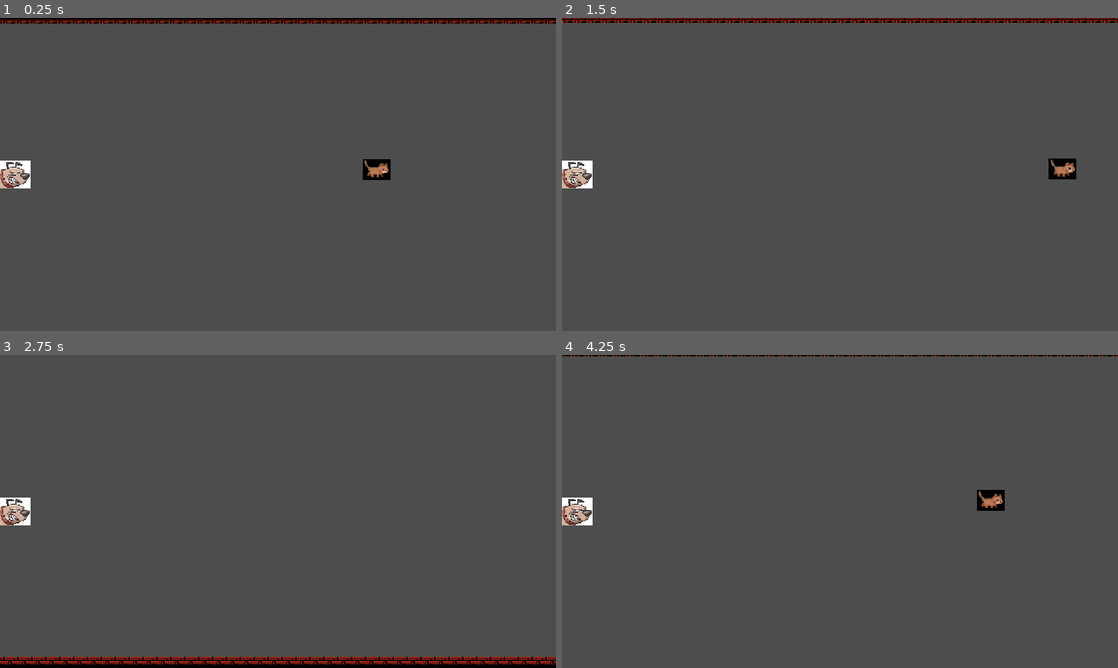
Above: before the commit, frames 1-4 (two rows, left to right).
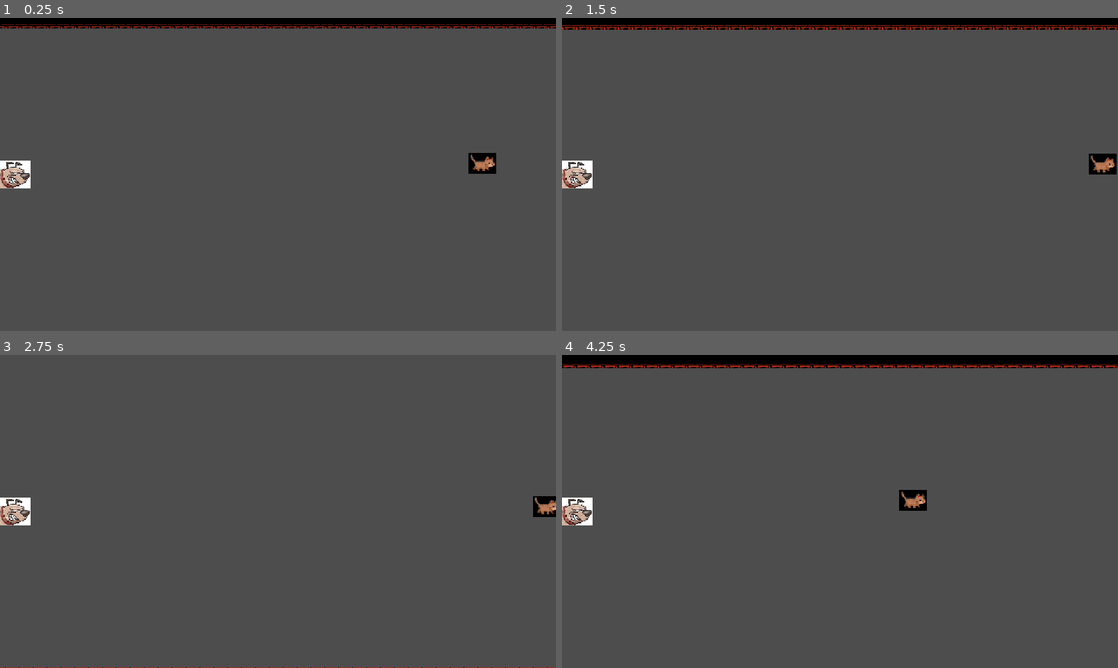
Above: after the commit, the same moments.

Repository: Tony-Villa/cat_run_game
Game: Godot game, scene res://Levels/level_1.tscn
Same seed, same stepped clock (60 frames per second), same inputs: the game is played once before the commit and once after it.
Inputs:
- Up to frame 1 (0.25 s): no input
- Up to frame 2 (1.5 s): hold D (right) 0.53-1.28 s; hold Space (dash) 0.53-1.28 s; hold S (down) from 1.28 s (still down); tap Space (dash) at 1.35 s
- Up to frame 3 (2.75 s): release S (down) at 2.03 s; hold D (right) from 2.03 s (still down); hold Space (dash) from 2.03 s (still down)
- Up to frame 4 (4.25 s): release D (right) at 2.78 s; release Space (dash) at 2.78 s; hold W (up) 2.78-3.53 s; tap Space (dash) at 2.85 s; hold A (left) from 3.53 s (still down); hold Space (dash) from 3.53 s (still down)

The runs differ from the first frame. In frame 1, 3.0% of the frame differs, in the area x 0-100%, y 0-54%; in frame 2, 3.9%; in frame 3, 3.8%; in frame 4, 4.6%, in the area x 0-100%, y 0-50%.

Commit message:
Added border to camera so that player cannot go passed screen.

Diff:
--- a/Components/game_camera.tscn
+++ b/Components/game_camera.tscn
@@ -1,7 +1,39 @@
-[gd_scene load_steps=2 format=3 uid="uid://gklmgrtjkpb0"]
+[gd_scene load_steps=6 format=3 uid="uid://gklmgrtjkpb0"]
 
 [ext_resource type="Script" path="res://Components/game_camera.gd" id="1_t4kc2"]
+
+[sub_resource type="RectangleShape2D" id="RectangleShape2D_57nyg"]
+size = Vector2(20, 360)
+
+[sub_resource type="RectangleShape2D" id="RectangleShape2D_uk2rm"]
+size = Vector2(20, 360)
+
+[sub_resource type="RectangleShape2D" id="RectangleShape2D_fr0va"]
+size = Vector2(680, 20)
+
+[sub_resource type="RectangleShape2D" id="RectangleShape2D_arot7"]
+size = Vector2(680, 20)
 
 [node name="GameCamera" type="Camera2D"]
 script = ExtResource("1_t4kc2")
 camera_offset = 303
+
+[node name="Border" type="StaticBody2D" parent="."]
+collision_layer = 32768
+collision_mask = 32768
+
+[node name="CollisionShape2D" type="CollisionShape2D" parent="Border"]
+position = Vector2(-330, 0)
+shape = SubResource("RectangleShape2D_57nyg")
+
+[node name="CollisionShape2D2" type="CollisionShape2D" parent="Border"]
+position = Vector2(330, 0)
+shape = SubResource("RectangleShape2D_uk2rm")
+
+[node name="CollisionShape2D3" type="CollisionShape2D" parent="Border"]
+position = Vector2(0, -190)
+shape = SubResource("RectangleShape2D_fr0va")
+
+[node name="CollisionShape2D4" type="CollisionShape2D" parent="Border"]
+position = Vector2(0, 190)
+shape = SubResource("RectangleShape2D_arot7")
--- a/Levels/level_parent.tscn
+++ b/Levels/level_parent.tscn
@@ -174,6 +174,7 @@
 script = ExtResource("1_5dbh6")
 
 [node name="GameCamera" parent="." instance=ExtResource("2_d2uri")]
+position = Vector2(320, 180)
 
 [node name="TileMap" type="TileMap" parent="."]
 tile_set = SubResource("TileSet_374up")
@@ -181,7 +182,7 @@
 layer_0/tile_data = PackedInt32Array(65536, 196608, 2, 131072, 196608, 2, 196608, 196608, 2, 262144, 196608, 2, 327680, …(11615 unchanged characters)…
 
 [node name="Player" parent="." instance=ExtResource("1_p1qyh")]
-position = Vector2(455, 193)
+position = Vector2(576, 180)
 
 [node name="Nemesis" parent="." instance=ExtResource("5_lyilw")]
-position = Vector2(17, 185)
+position = Vector2(18, 180)
--- a/Nemesis/nemesis.gd
+++ b/Nemesis/nemesis.gd
@@ -13,7 +13,7 @@
 		print("Error: Need to put player in scene!")
 
 
-func _process(delta):
+func _process(_delta):
 	if player == null:
 		pass
 
--- a/Player/player.tscn
+++ b/Player/player.tscn
@@ -8,6 +8,8 @@
 height = 18.0
 
 [node name="Player" type="CharacterBody2D" groups=["player"]]
+collision_layer = 32769
+collision_mask = 32769
 script = ExtResource("1_xcv28")
 base_speed = 150
 dash_speed = 300
--- a/project.godot
+++ b/project.godot
@@ -62,3 +62,5 @@
 [rendering]
 
 textures/canvas_textures/default_texture_filter=0
+textures/size/viewport_height=360
+textures/size/viewport_width=640
